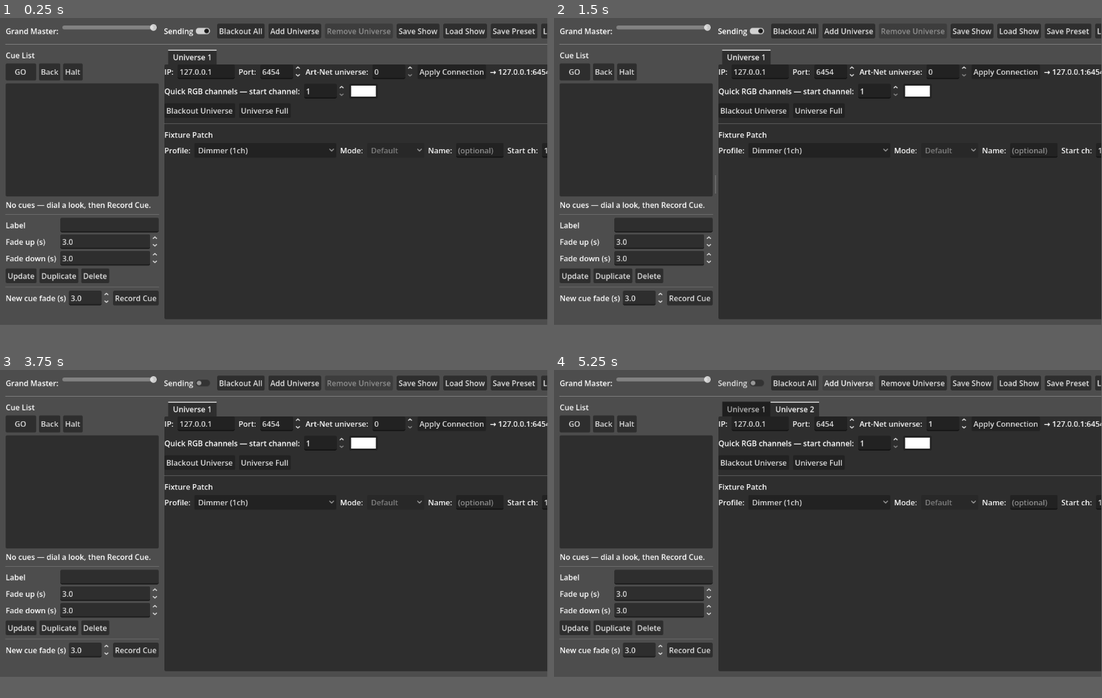
Above: before the commit, frames 1-4 (two rows, left to right).
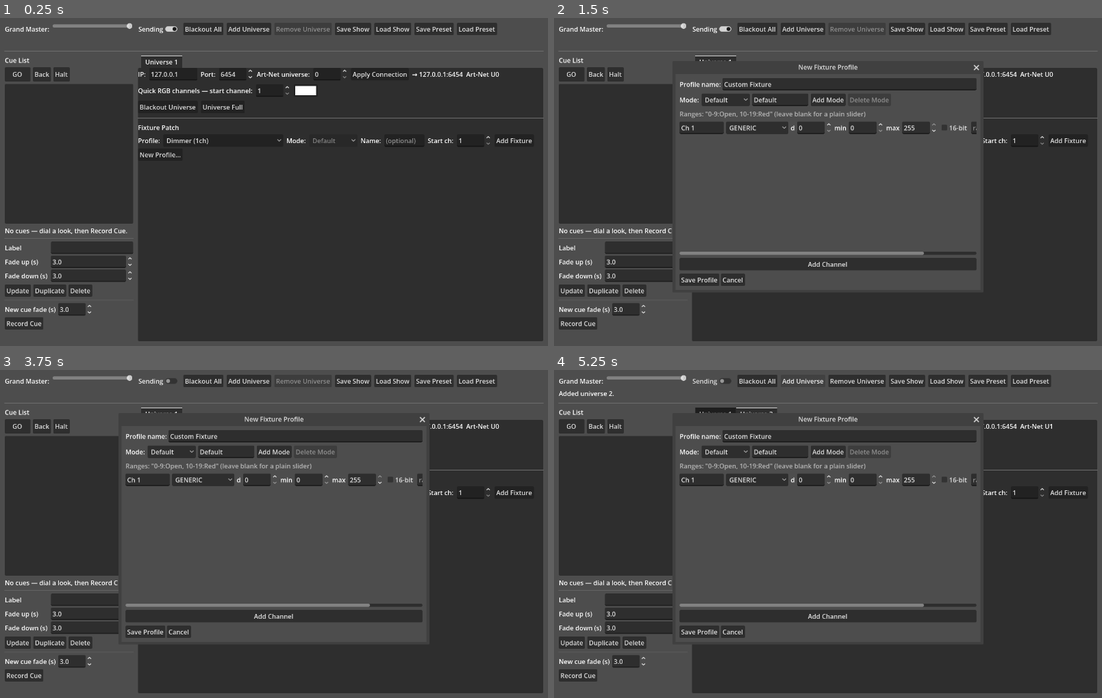
Above: after the commit, the same moments.

Repository: KonajuGames/slight-dmx-controller
Game: Godot game, scene res://main.tscn
Two runs of this game, one before a commit and one after it. Both use one fixed random seed, a clock stepped at 60 frames per second and the inputs below.
Inputs (mouse positions are in pixels of both pictures, inside the frame that each line leads up to):
- Up to frame 1 (0.25 s): no input
- Up to frame 2 (1.5 s): click (712, 145) at 0.5 s, where only the run after the commit has a clickable "New Profile..."; click (712, 145) at 1.25 s, where only the run after the commit has a clickable "New Profile..."
- Up to frame 3 (3.75 s): click "GO" at 2 s; click "GO" at 2.75 s; click "Sending" at 3.5 s
- Up to frame 4 (5.25 s): click "Blackout All" at 4.25 s; click "Add Universe" at 5 s
In our replay, the window is 799x449 before the commit and 800x480 after it. These sizes can differ from the game's own. Grey fills any space a smaller window leaves; there, only what the larger window draws over its background counts as a difference.

The runs differ from the first frame. In frame 1, 19% of the frame differs, in the area x 0-100%, y 0-100%; in frame 2, 43%; in frame 3, 43%; in frame 4, 44%.

Commit message:
Allow window resizing and wrap controls

Diff:
--- a/cue_list_panel.gd
+++ b/cue_list_panel.gd
@@ -33,8 +33,7 @@
 	add_child(title)
 
 	# --- transport ---
-	var transport := HBoxContainer.new()
-	transport.add_theme_constant_override("separation", 6)
+	var transport := _flow()
 	var go_btn := Button.new()
 	go_btn.text = "GO"
 	go_btn.custom_minimum_size = Vector2(64, 36)
@@ -85,8 +84,7 @@
 	edit_grid.add_child(fade_down_spin)
 	add_child(edit_grid)
 
-	var edit_btns := HBoxContainer.new()
-	edit_btns.add_theme_constant_override("separation", 6)
+	var edit_btns := _flow()
 	var update_btn := Button.new()
 	update_btn.text = "Update"
 	update_btn.pressed.connect(update_cue)
@@ -104,8 +102,7 @@
 	add_child(HSeparator.new())
 
 	# --- record ---
-	var rec_row := HBoxContainer.new()
-	rec_row.add_theme_constant_override("separation", 6)
+	var rec_row := _flow()
 	rec_row.add_child(_lbl("New cue fade (s)"))
 	new_fade_spin = _fade_spin()
 	new_fade_spin.value = 3.0
@@ -130,6 +127,14 @@
 	var l := Label.new()
 	l.text = text
 	return l
+
+
+## A horizontal row that wraps to the next line instead of overflowing.
+func _flow(h: int = 6, v: int = 4) -> HFlowContainer:
+	var f := HFlowContainer.new()
+	f.add_theme_constant_override("h_separation", h)
+	f.add_theme_constant_override("v_separation", v)
+	return f
 
 
 func _fade_spin() -> SpinBox:
--- a/dmx_controller.gd
+++ b/dmx_controller.gd
@@ -31,6 +31,12 @@
 func _ready() -> void:
 	set_anchors_preset(Control.PRESET_FULL_RECT)
 
+	# Resizable window with a floor small enough to be useful on a laptop;
+	# every row below wraps rather than clipping past the right edge.
+	var win := get_window()
+	if win:
+		win.min_size = Vector2i(720, 480)
+
 	var margin := MarginContainer.new()
 	margin.set_anchors_preset(Control.PRESET_FULL_RECT)
 	for side in ["left", "right", "top", "bottom"]:
@@ -79,8 +85,13 @@
 
 
 func _build_top_bar() -> Control:
-	var row := HBoxContainer.new()
-	row.add_theme_constant_override("separation", 8)
+	var col := VBoxContainer.new()
+	col.add_theme_constant_override("separation", 4)
+
+	# Wraps its buttons to the next line when the window is too narrow.
+	var row := HFlowContainer.new()
+	row.add_theme_constant_override("h_separation", 8)
+	row.add_theme_constant_override("v_separation", 4)
 
 	row.add_child(_label("Grand Master:"))
 	master_slider = HSlider.new()
@@ -132,11 +143,13 @@
 	load_preset.pressed.connect(_on_load_preset)
 	row.add_child(load_preset)
 
+	col.add_child(row)
+
 	status_label = _label("")
-	status_label.size_flags_horizontal = Control.SIZE_EXPAND_FILL
-	row.add_child(status_label)
-
-	return row
+	status_label.autowrap_mode = TextServer.AUTOWRAP_WORD_SMART
+	col.add_child(status_label)
+
+	return col
 
 
 # ------------------------------------------------------------- UNIVERSES --
@@ -410,6 +423,7 @@
 	var win := Window.new()
 	win.title = "New Fixture Profile"
 	win.size = Vector2i(760, 540)
+	win.min_size = Vector2i(480, 360)
 	add_child(win)
 
 	var margin := MarginContainer.new()
@@ -422,10 +436,11 @@
 	vbox.add_theme_constant_override("separation", 8)
 	margin.add_child(vbox)
 
-	var name_row := HBoxContainer.new()
+	var name_row := HFlowContainer.new()
 	name_row.add_child(_label("Profile name:"))
 	var name_edit := LineEdit.new()
 	name_edit.text = "Custom Fixture"
+	name_edit.custom_minimum_size = Vector2(220, 0)
 	name_edit.size_flags_horizontal = Control.SIZE_EXPAND_FILL
 	name_row.add_child(name_edit)
 	vbox.add_child(name_row)
@@ -439,8 +454,9 @@
 	# all see the current mode index.
 	var cur := {"i": 0}
 
-	var mode_row := HBoxContainer.new()
-	mode_row.add_theme_constant_override("separation", 6)
+	var mode_row := HFlowContainer.new()
+	mode_row.add_theme_constant_override("h_separation", 6)
+	mode_row.add_theme_constant_override("v_separation", 4)
 	mode_row.add_child(_label("Mode:"))
 	var mode_sel := OptionButton.new()
 	mode_sel.custom_minimum_size = Vector2(120, 0)
@@ -609,7 +625,7 @@
 	add_channel_row.call()
 	refresh_mode_sel.call()
 
-	var bottom_row := HBoxContainer.new()
+	var bottom_row := HFlowContainer.new()
 	var save_btn := Button.new()
 	save_btn.text = "Save Profile"
 	var cancel_btn := Button.new()
--- a/project.godot
+++ b/project.godot
@@ -23,6 +23,11 @@
 
 ArtNet="*res://artnet_sender.gd"
 
+[display]
+
+window/size/viewport_width=1366
+window/size/viewport_height=820
+
 [dotnet]
 
 project/assembly_name="DMX Lighting Controller"
--- a/universe_panel.gd
+++ b/universe_panel.gd
@@ -64,6 +64,15 @@
 	return l
 
 
+## A horizontal row that wraps its children to the next line instead of
+## overflowing the right edge when the window is narrow.
+func _flow(h: int = 8, v: int = 4) -> HFlowContainer:
+	var f := HFlowContainer.new()
+	f.add_theme_constant_override("h_separation", h)
+	f.add_theme_constant_override("v_separation", v)
+	return f
+
+
 func set_status(text: String) -> void:
 	if status_label:
 		status_label.text = text
@@ -72,8 +81,7 @@
 # ---------------------------------------------------------------- UI BUILD --
 
 func _build_connection_row() -> Control:
-	var row := HBoxContainer.new()
-	row.add_theme_constant_override("separation", 8)
+	var row := _flow()
 
 	row.add_child(_label("IP:"))
 	ip_edit = LineEdit.new()
@@ -107,8 +115,7 @@
 
 
 func _build_rgb_row() -> Control:
-	var row := HBoxContainer.new()
-	row.add_theme_constant_override("separation", 8)
+	var row := _flow()
 	row.add_child(_label("Quick RGB channels — start channel:"))
 	rgb_start_spin = SpinBox.new()
 	rgb_start_spin.min_value = 1
@@ -126,8 +133,7 @@
 
 
 func _build_action_row() -> Control:
-	var row := HBoxContainer.new()
-	row.add_theme_constant_override("separation", 8)
+	var row := _flow()
 
 	var blackout := Button.new()
 	blackout.text = "Blackout Universe"
@@ -149,8 +155,7 @@
 
 	outer.add_child(_label("Fixture Patch"))
 
-	var add_row := HBoxContainer.new()
-	add_row.add_theme_constant_override("separation", 8)
+	var add_row := _flow()
 
 	add_row.add_child(_label("Profile:"))
 	profile_option = OptionButton.new()
@@ -193,6 +198,8 @@
 
 	var fixtures_scroll := ScrollContainer.new()
 	fixtures_scroll.size_flags_vertical = Control.SIZE_EXPAND_FILL
+	# Only scroll vertically; fixture control rows wrap to fit the width.
+	fixtures_scroll.horizontal_scroll_mode = ScrollContainer.SCROLL_MODE_DISABLED
 	outer.add_child(fixtures_scroll)
 
 	fixtures_vbox = VBoxContainer.new()
@@ -303,8 +310,7 @@
 	# fixture starts at its defaults (in the UI and on the wire).
 	var reset_callables: Array = []
 
-	var header := HBoxContainer.new()
-	header.add_theme_constant_override("separation", 8)
+	var header := _flow()
 	var title := Label.new()
 	var mode_suffix := ""
 	if profile.mode_count() > 1:
@@ -313,7 +319,6 @@
 		fixture["name"], profile.profile_name, mode_suffix,
 		start + 1, start + chans.size()
 	]
-	title.size_flags_horizontal = Control.SIZE_EXPAND_FILL
 	header.add_child(title)
 
 	var home_btn := Button.new()
@@ -331,8 +336,7 @@
 	header.add_child(remove_btn)
 	vbox.add_child(header)
 
-	var controls_row := HBoxContainer.new()
-	controls_row.add_theme_constant_override("separation", 12)
+	var controls_row := _flow(12, 8)
 	vbox.add_child(controls_row)
 
 	# Decide whether this fixture needs a virtual dimmer: it must have at
Not shown, changed: README.md
